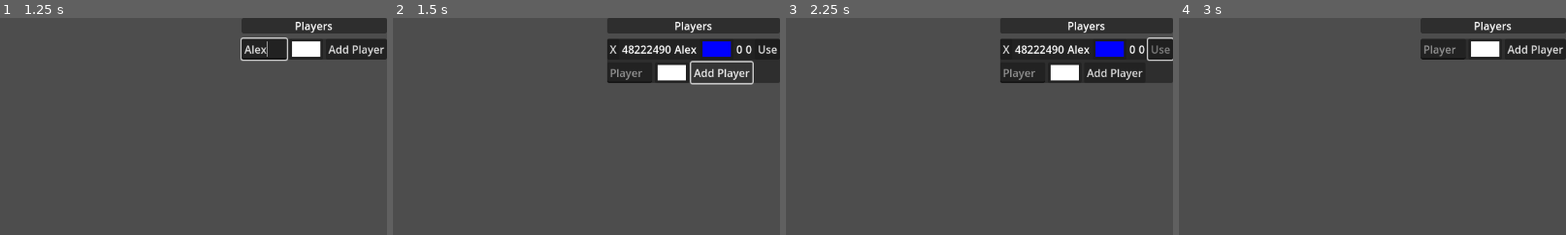
Above: before the commit, frames 1-4 (left to right).
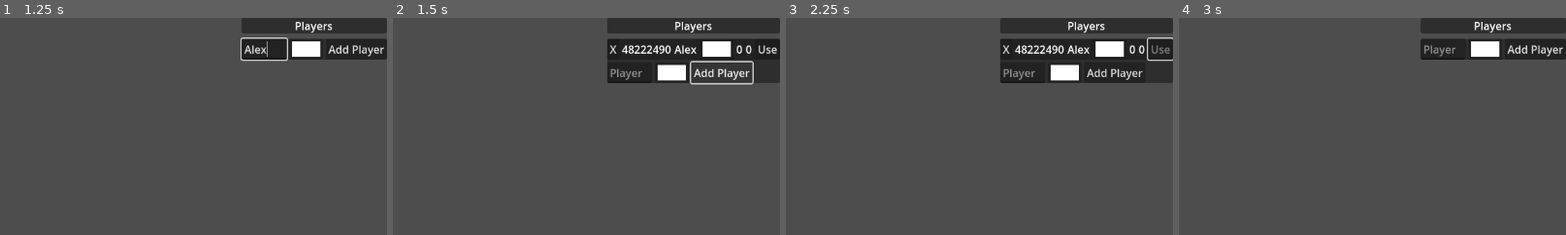
Above: after the commit, the same moments.

Repository: martinspp/civ-clone-thing
Game: Godot game, scene res://scenes/main.tscn
Two runs of this game, one before a commit and one after it. Both use one fixed random seed, a clock stepped at 60 frames per second and the inputs below.
Inputs (mouse positions are % of the whole screen's width and height, from its top left):
- Up to frame 1 (1.25 s): click (84, 7) at 0.52 s; type "Alex" at 0.6 s
- Up to frame 2 (1.5 s): click "Add Player" at 1.25 s
- Up to frame 3 (2.25 s): click "Use" at 2 s
- Up to frame 4 (3 s): click "X" at 2.75 s
The pictures show only the part of the screen within x 50-100%, y 0-50%; the shares and areas given below are measured in that part.

Frame 1 is identical in both runs. In frame 2, 0.5% of the frame differs, in the area x 79-88%, y 10-18%; in frame 3, 0.5%; in frame 4, nothing differs.
Error in both runs: Invalid access to property or key 'player_data' on a base object of type 'Dictionary'. (res://scripts/services/DataService.gd:159)

Commit message:
fixed an oops

Diff:
--- a/scripts/Player.gd
+++ b/scripts/Player.gd
@@ -8,6 +8,10 @@
 var owned_settlements : Array[Settlement] = []
 
 func _init(_player_name: String, _id: Variant, _color: Variant) -> void:
+    if _id:
+        id = _id
+    if _color:
+        color = _color
     player_name = _player_name
 
 func deserialize(data: Dictionary) -> void:
